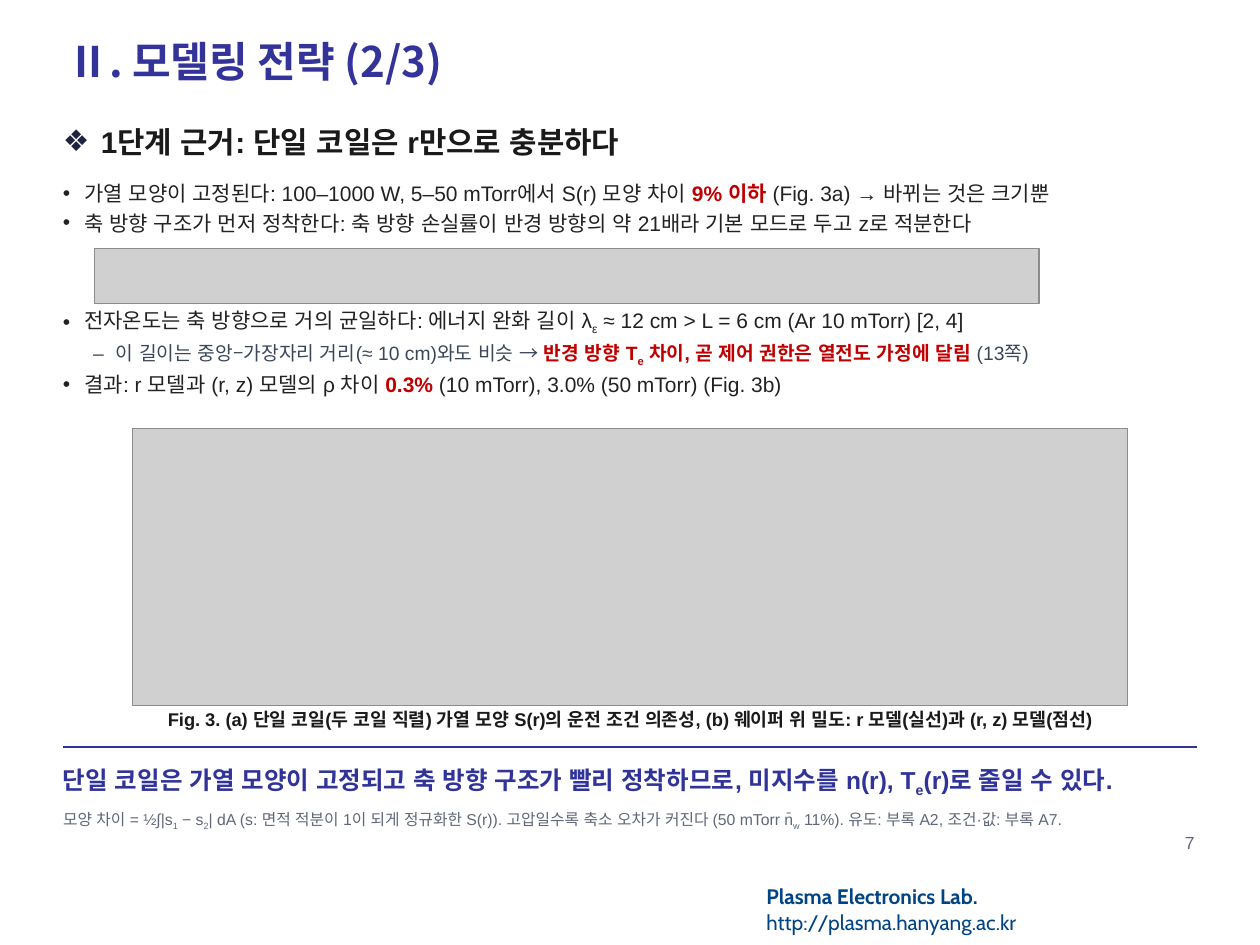
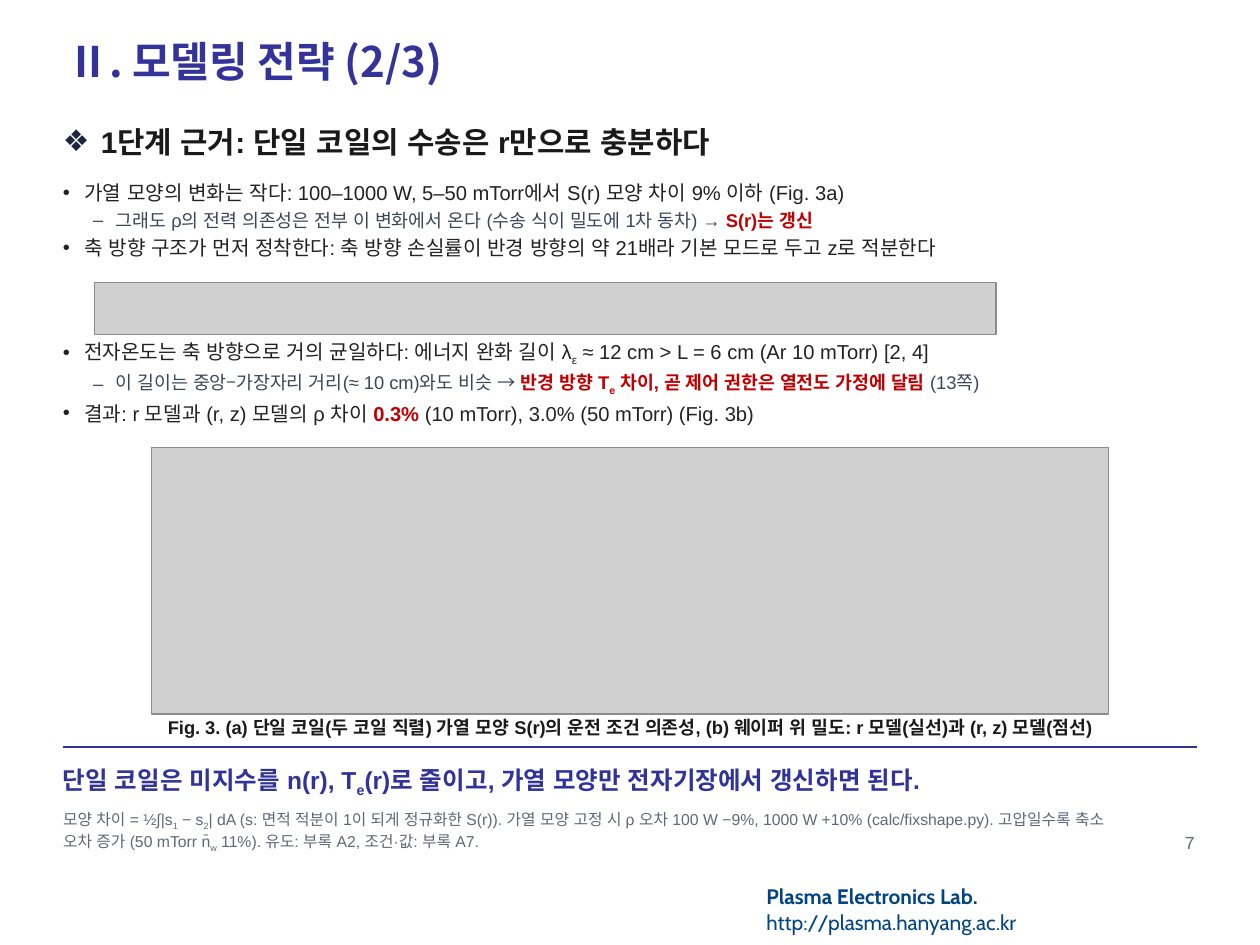
Before and after one commit to garlicjam-pyo/plasma, a slide deck: slide 7 of presentations/1차발표_피드백반영판.pptx. Drawn at 1260x945 pixels with LibreOffice and Linux fonts; fonts in the diff are those of the drawing; grey boxes stand for pictures; background and template pictures are left out. Boxes give left, top, right and bottom in pixels: in the first picture for what was removed or moved away, otherwise in the second. Text is boxed around its words. In the diff, an @@ line names an element or a change of style, - is before the commit and + after.

```diff
--- a/presentations/1차발표_피드백반영판.pptx
+++ b/presentations/1차발표_피드백반영판.pptx
@@ text at (x1=101, y1=128, x2=710, y2=156): text changed @@
-❖ 1단계 근거: 단일 코일은 r만으로 충분하다
+❖ 1단계 근거: 단일 코일의 수송은 r만으로 충분하다
@@ text at (x1=84, y1=183, x2=844, y2=231): text changed; size 12 to 11.5 pt @@
-• 가열 모양이 고정된다: 100–1000 W, 5–50 mTorr에서 S(r) 모양 차이 9% 이하 (Fig. 3a) → 바뀌는 것은 크기뿐
+• 가열 모양의 변화는 작다: 100–1000 W, 5–50 mTorr에서 S(r) 모양 차이 9% 이하 (Fig. 3a)
+– 그래도 ρ의 전력 의존성은 전부 이 변화에서 온다 (수송 식이 밀도에 1차 동차) → S(r)는 갱신
@@ text at (x1=84, y1=238, x2=936, y2=257): size 12 to 11.5 pt in "축 방향 구조가 먼저 정착한다: 축 방향 ..." @@
@@ picture resized from (x1=94, y1=248, x2=1040, y2=304) to (x1=94, y1=282, x2=997, y2=335) @@
@@ text "전자온도는 축 방향으로 거의 균일하다: ..." moved from (x1=84, y1=310, x2=1029, y2=397) to (x1=84, y1=342, x2=979, y2=425) @@
@@ text "전자온도는 축 방향으로 거의 균일하다: ..." at (x1=84, y1=342, x2=979, y2=425): size 12 to 11.5 pt in "전자온도는 축 방향으로 거의 균일하다: 에너지 완화 ...", "결과: r 모델과 (r, z) 모델의 ρ ..."; size 11 to 10.5 pt in "이 길이는 중앙–가장자리 거리(≈ 10 cm)와도 비슷 ..." @@
@@ picture resized from (x1=132, y1=428, x2=1128, y2=706) to (x1=151, y1=447, x2=1109, y2=714) @@
@@ text "Fig. 3. (a) 단일 코일(두 ..." moved from (x1=168, y1=710, x2=1092, y2=730) to (x1=168, y1=718, x2=1092, y2=738) @@
@@ text at (x1=63, y1=768, x2=920, y2=794): text changed @@
-단일 코일은 가열 모양이 고정되고 축 방향 구조가 빨리 정착하므로, 미지수를 n(r), Te(r)로 줄일 수 있다.
+단일 코일은 미지수를 n(r), Te(r)로 줄이고, 가열 모양만 전자기장에서 갱신하면 된다.
@@ text at (x1=63, y1=812, x2=1104, y2=851): text changed @@
-모양 차이 = ½∫|s1 − s2| dA (s: 면적 적분이 1이 되게 정규화한 S(r)). 고압일수록 축소 오차가 커진다 (50 mTorr n̄w 11%). 유도: 부록 A2, 조건·값: 부록 A7.
+모양 차이 = ½∫|s1 − s2| dA (s: 면적 적분이 1이 되게 정규화한 S(r)). 가열 모양 고정 시 ρ 오차 100 W −9%, 1000 W +10% (calc/fixshape.py). 고압일수록 축소 오차 증가 (50 mTorr n̄w 11%). 유도: 부록 A2, 조건·값: 부록 A7.
```
Also in this commit, not shown: 7 other slides changed, 7 other files.
